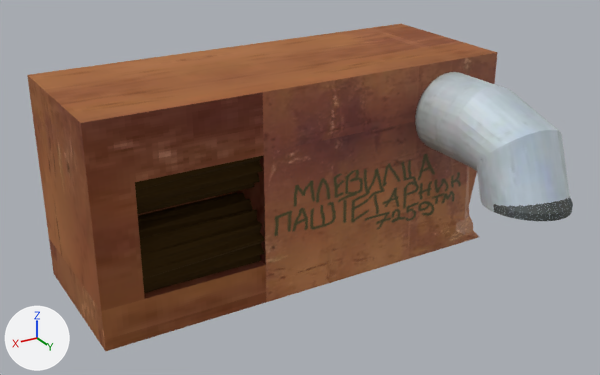
The Blender file assets/models/MlevilicaPastetarnik7259tm.blend as it was, and as the next commit left it.
Camera for both pictures: a 50 mm camera at (4.09, 8.59, 3.88) aimed at (-0.52, 0.91, 0.04). The axes (+X, +Y, +Z) are drawn at lower left. The lights are the same throughout. The picture after the commit comes second.

Script lines for the objects in view, before the commit:
```python
me_cube = bpy.data.meshes.new('Cube')
me_cube.from_pydata(...)  # 172 vertices, 170 faces; spans x -1.13..0.66, y -1.0..1.06, z -1.0..1.0
# faces by material slot: [116, 54]
me_cube.materials.append(mat_rdja)  # picture img_rdjabolja_png_001
me_cube.materials.append(mat_rdjalogo)  # picture img_rdjabolja2_png_001
me_cylinder = bpy.data.meshes.new('Cylinder')
me_cylinder.from_pydata(...)  # 352 vertices, 322 faces; spans x -1.0..1.48, y -1.63..1.0, z -1.0..1.22
me_cylinder.materials.append(mat_material_001)  # picture img_matalastatextura_png
me_cylinder_001 = bpy.data.meshes.new('Cylinder.001')
me_cylinder_001.from_pydata(...)  # 64 vertices, 34 faces; spans x -0.46..0.46, y -0.46..0.46, z -1.0..1.0
me_cylinder_001.materials.append(mat_material_002)  # picture img_material_002_base_color
me_cylinder_002 = bpy.data.meshes.new('Cylinder.002')
me_cylinder_002.from_pydata(...)  # 64 vertices, 34 faces; spans x -0.46..0.46, y -0.46..0.46, z -1.0..1.0
me_cylinder_002.materials.append(mat_material_002)  # picture img_material_002_base_color
ob_masina_col = bpy.data.objects.new('Masina-col', me_cube)
ob_masina_col.location = (0.0, 0.0, 0.0)
ob_masina_col.scale = (3.0, 1.0, 1.3)
ob_mlevac2_col = bpy.data.objects.new('Mlevac2-col', me_cylinder_001)
ob_mlevac2_col.location = (0.664, 0.518, -0.538)
ob_mlevac2_col.rotation_euler = (4.721, -0.534, 1.563)  # degrees (270, -31, 90)
ob_mlevac_col = bpy.data.objects.new('Mlevac-col', me_cylinder_002)
ob_mlevac_col.location = (0.712, 0.518, 0.501)
ob_mlevac_col.rotation_euler = (4.721, -0.534, 1.563)  # degrees (270, -31, 90)
ob_odzak_col = bpy.data.objects.new('Odzak-col', me_cylinder)
ob_odzak_col.location = (-2.554, 1.83, 0.681)
ob_odzak_col.rotation_euler = (-1.607, 2.715, -0.0842)  # degrees (-92, 156, -4.8)
ob_odzak_col.scale = (0.5, 0.5, 1.0)
```
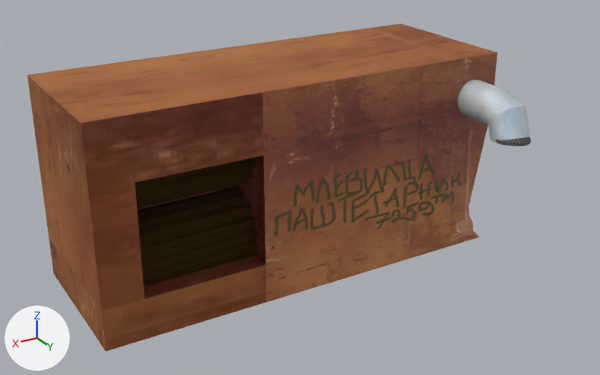
Where the change shows, as pixel boxes (x1, y1, x2, y2) in the pictures (600 x 375 px):
'Odzak-col', moved, rescaled (53% narrower, 55% shorter): before (415, 72, 573, 221); after (457, 80, 531, 146)
'Mlevac2-col', moved: before (138, 192, 264, 294); after (137, 188, 258, 286)
'Mlevac-col', moved: before (135, 156, 263, 214); after (135, 158, 256, 208)

What the commit changed:
Object 'Odzak-col' (ob_odzak_col) moves from (-2.554, 1.83, 0.681) to (-2.97, 1.442, 0.777).
Object 'Odzak-col' (ob_odzak_col) is rescaled from (0.5, 0.5, 1.0) to (0.241, 0.241, 0.482).
Object 'Mlevac-col' (ob_mlevac_col) moves from (0.712, 0.518, 0.501) to (0.712, 0.367, 0.501).
Object 'Mlevac2-col' (ob_mlevac2_col) moves from (0.664, 0.518, -0.538) to (0.664, 0.367, -0.538).
